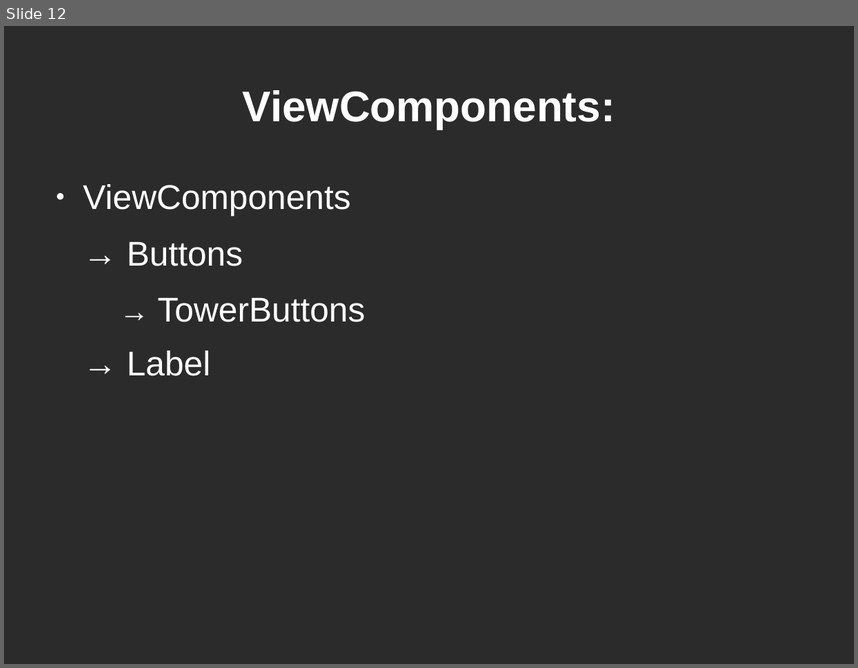
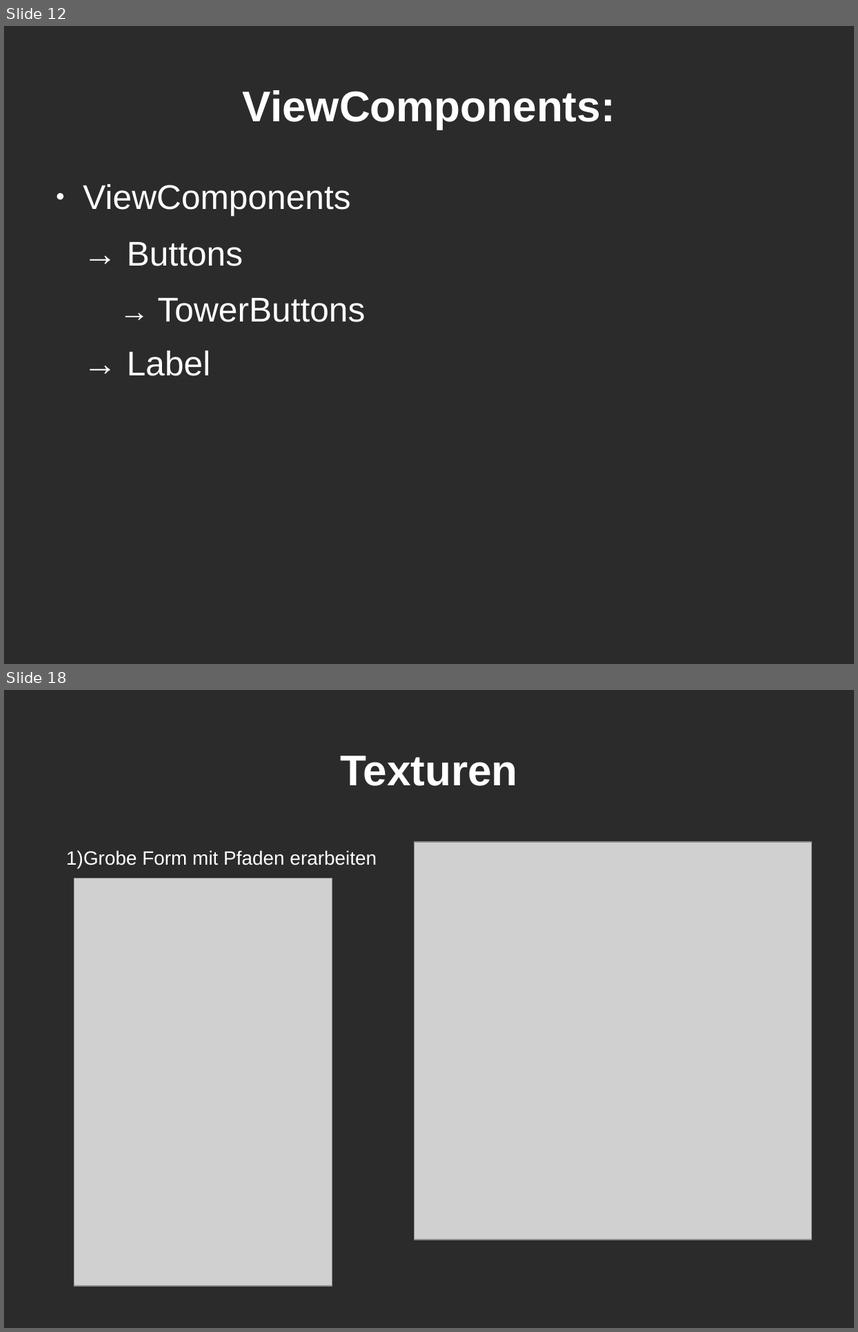
Before and after one commit to Leo1998/Kabuom, a slide deck: projektpräsentation.odp. Shown one above the other, each under a label of ours: slide 12 before the commit, slides 12 and 18 after it; the slides between them are not shown. The pictures are 858x668 and 858x1332 pixels, drawn with LibreOffice and Linux fonts; fonts in the diff are those of the drawing; grey boxes stand for pictures; background and template pictures are left out; a plain dark background stands for a picture behind light text. Boxes give left, top, right and bottom in pixels: in the first picture for what was removed or moved away, otherwise in the second. Text is boxed around its words. In the diff, an @@ line names an element or a change of style, - is before the commit and + after.

```diff
--- a/projektpräsentation.odp
+++ b/projektpräsentation.odp
@@ slide 18 added at [4,690,854,1328], background picture (left out) @@
@@ title added at [340,756,517,786], 40 pt, text #FFFFFF, bold @@
+Texturen
@@ text added at [66,850,377,868], 18 pt, text #FFFFFF @@
+1)Grobe Form mit Pfaden erarbeiten
@@ picture added at [415,842,812,1239] @@
@@ picture added at [74,878,332,1285] @@
```
Also in this commit, not shown: 2 slides changed, 7 other slides added.
